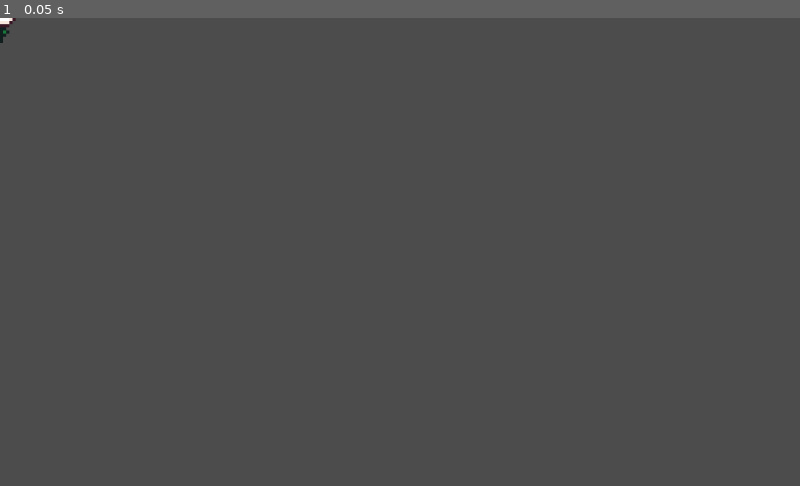
Above: before the commit, frame 1.
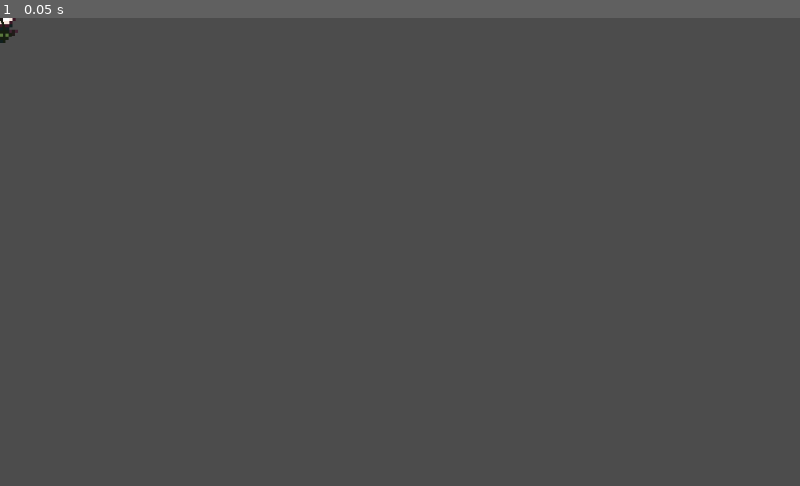
Above: after the commit, the same moment.

Repository: mrtheduts/GoGodotJam3
Game: Godot game, scene res://src/OverviewPlant/OverviewPlant.tscn
Two runs of this game, one before a commit and one after it. Both use one fixed random seed, a clock stepped at 60 frames per second and the inputs below. This scene is started directly instead of the project's main scene.
Inputs:
- Up to frame 1 (0.05 s): no input

The runs differ from the first frame. In frame 1, less than 0.1% of the frame differs, in the area x 0-3%, y 0-6%.

Commit message:
Merge main

Diff:
--- a/src/OverviewPlant/OverviewPlant.gd
+++ b/src/OverviewPlant/OverviewPlant.gd
@@ -18,25 +18,31 @@
 
 func set_age(age : int):
 	match age:
-		Plant.LIFE_STAGES.SEED:
+		Constants.LIFE_STAGES.SEED:
 			$Seed.visible = true
 			$Sprout.visible = false
 			$Teenage.visible = false
 			$AdultPlant.visible = false
 			$Dead.visible = false
-		Plant.LIFE_STAGES.SPROUT:
+		Constants.LIFE_STAGES.SPROUT:
 			$Seed.visible = false
 			$Sprout.visible = true
 			$Teenage.visible = false
 			$AdultPlant.visible = false
 			$Dead.visible = false
-		Plant.LIFE_STAGES.ADULT:
+		Constants.LIFE_STAGES.TEENAGE:
+			$Seed.visible = false
+			$Sprout.visible = false
+			$Teenage.visible = true
+			$AdultPlant.visible = false
+			$Dead.visible = false
+		Constants.LIFE_STAGES.ADULT:
 			$Seed.visible = false
 			$Sprout.visible = false
 			$Teenage.visible = false
 			$AdultPlant.visible = true
 			$Dead.visible = false
-		Plant.LIFE_STAGES.DEAD:
+		Constants.LIFE_STAGES.DEAD:
 			$Seed.visible = false
 			$Sprout.visible = false
 			$Teenage.visible = false
--- a/src/OverviewPlant/OverviewPlant.tscn
+++ b/src/OverviewPlant/OverviewPlant.tscn
@@ -11,15 +11,12 @@
 script = ExtResource( 1 )
 
 [node name="Seed" type="Sprite" parent="."]
-visible = false
 texture = ExtResource( 3 )
 
 [node name="Sprout" type="Sprite" parent="."]
-visible = false
 texture = ExtResource( 5 )
 
 [node name="Teenage" type="Sprite" parent="."]
-visible = false
 texture = ExtResource( 6 )
 
 [node name="AdultPlant" type="Sprite" parent="."]
@@ -34,5 +31,4 @@
 internal_vertex_count = 13
 
 [node name="Dead" type="Sprite" parent="."]
-visible = false
 texture = ExtResource( 4 )
--- a/src/Plant/Plant.gd
+++ b/src/Plant/Plant.gd
@@ -11,7 +11,7 @@
 var life_duration_stages: Dictionary
 
 var close_up_plant: CloseUpPlant = null
-var overview_plant = null
+var overview_plant: OverviewPlant = null
 
 var type_hash: int = 0
 var genetics: Dictionary = {}
@@ -92,6 +92,7 @@
 			life_stage = Constants.LIFE_STAGES.DEAD
 			close_up_plant.die()
 
+	overview_plant.set_age(life_stage)
 	emit_signal("ask_for_close_up_plant", self)
 
 func water(amount: int = 1) -> void:
